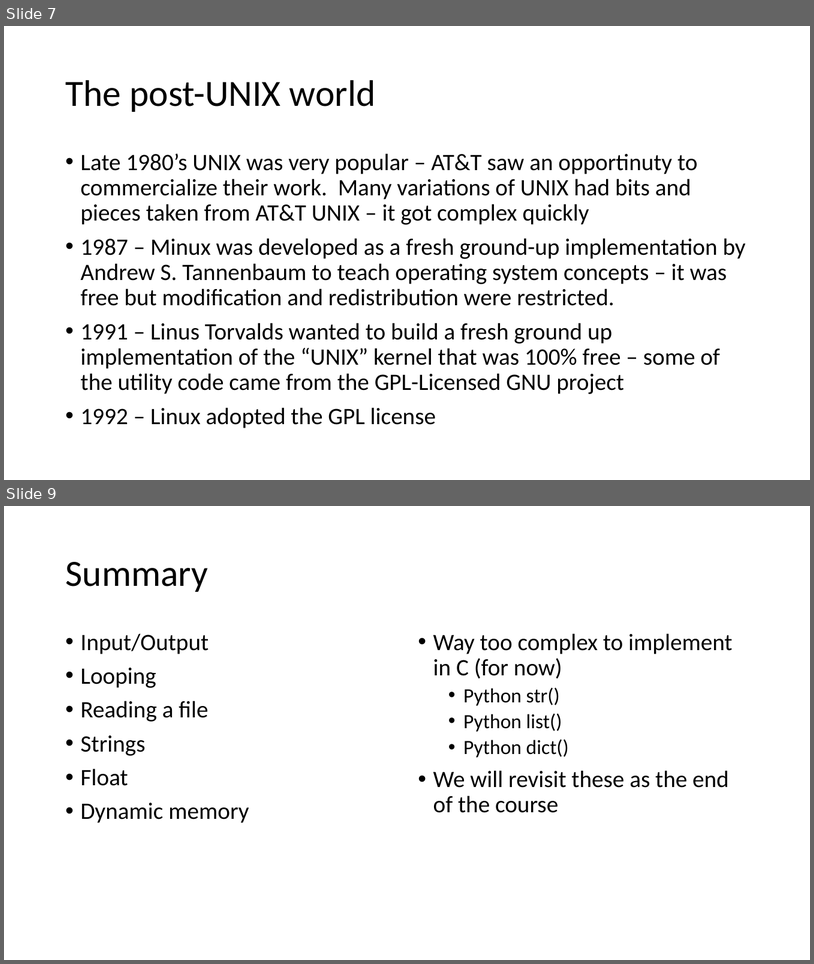
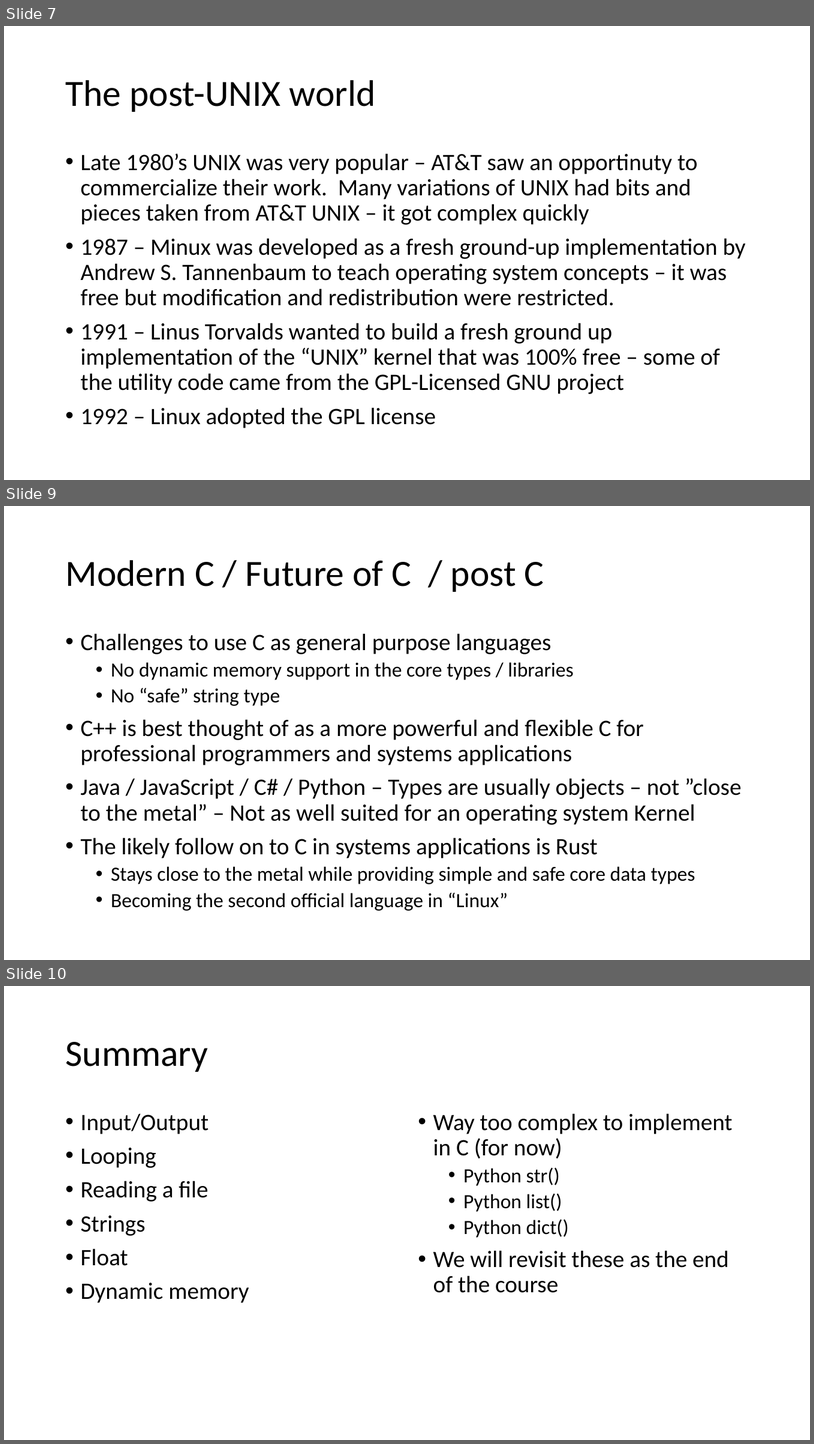
Before and after one commit to csev/cc4e, a slide deck: lectures/CC-01-History.pptx. Shown one above the other, each under a label of ours: slides 7 and 9 before the commit, slides 7, 9 and 10 after it; the slides between them are not shown. The pictures are 814x964 and 814x1444 pixels, drawn with LibreOffice and Linux fonts; fonts in the diff are those of the drawing. Boxes give left, top, right and bottom in pixels: in the first picture for what was removed or moved away, otherwise in the second. Text is boxed around its words. In the diff, an @@ line names an element or a change of style, - is before the commit and + after.

```diff
--- a/lectures/CC-01-History.pptx
+++ b/lectures/CC-01-History.pptx
@@ slide 9 added at <box>4,506,810,960</box>, background #FFFFFF @@
@@ title added at <box>65,560,545,592</box>, 44 pt, text #000000 @@
+Modern C / Future of C / post C
@@ text added at <box>81,633,742,910</box>, 28 pt, text #000000 @@
+• Challenges to use C as general purpose languages
+  • No dynamic memory support in the core types / libraries
+  • No “safe” string type
+• C++ is best thought of as a more powerful and flexible C for professional programmers and systems applications
+• Java / JavaScript / C# / Python – Types are usually objects – not ”close to the metal” – Not as well suited for an operating system Kernel
+• The likely follow on to C in systems applications is Rust
+  • Stays close to the metal while providing simple and safe core data types
+  • Becoming the second official language in “Linux”
@@ what was slide 9 is now slide 10 @@
```
Also in this commit, not shown: 1 slide changed, 1 other file.
